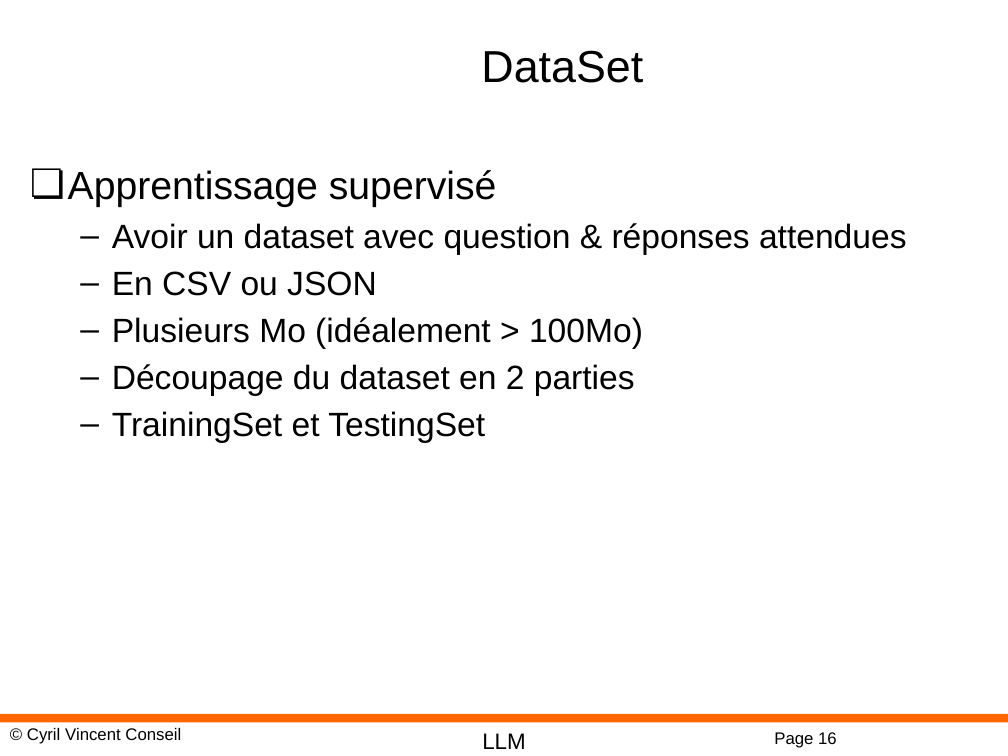
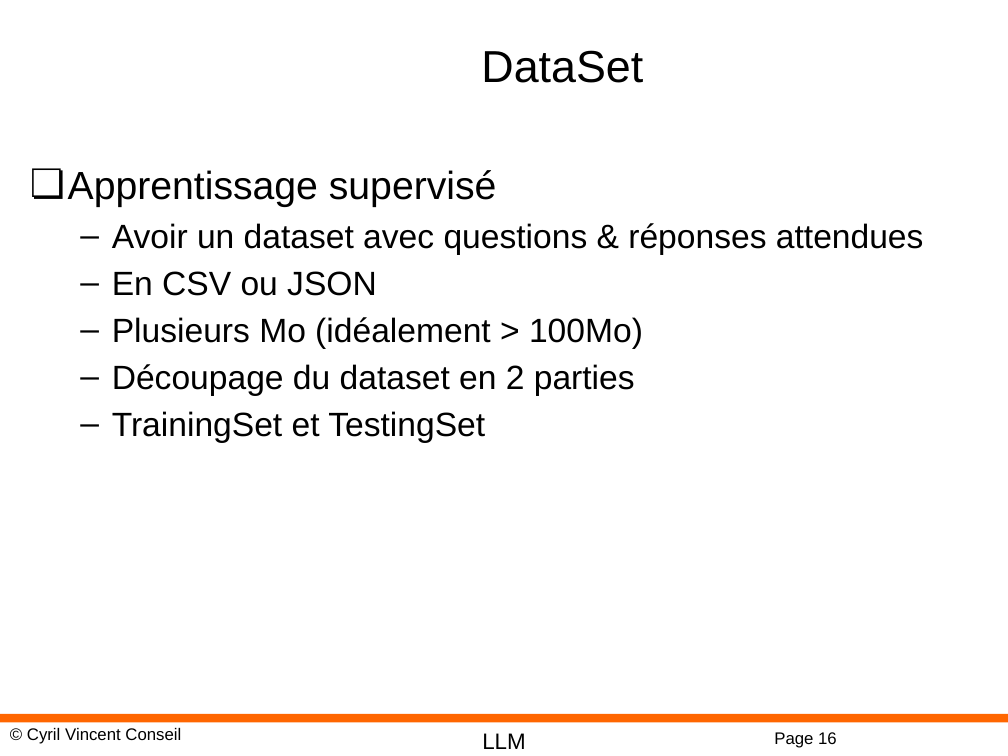
Before and after one commit to cyrilvincent/rag, a slide deck: slide 16 of ppt/RAG13-FineTuning.pptx. Drawn at 1008x756 pixels with LibreOffice and Linux fonts; fonts in the diff are those of the drawing; background and template pictures are left out. Boxes give left, top, right and bottom in pixels: in the first picture for what was removed or moved away, otherwise in the second. Text is boxed around its words. In the diff, an @@ line names an element or a change of style, - is before the commit and + after.

```diff
--- a/ppt/RAG13-FineTuning.pptx
+++ b/ppt/RAG13-FineTuning.pptx
@@ text at box(112, 223, 924, 255): text changed @@
-  – Avoir un dataset avec question & réponses attendues
+  – Avoir un dataset avec questions & réponses attendues
```
Also in this commit, not shown: 2 other slides changed, 7 other files.
